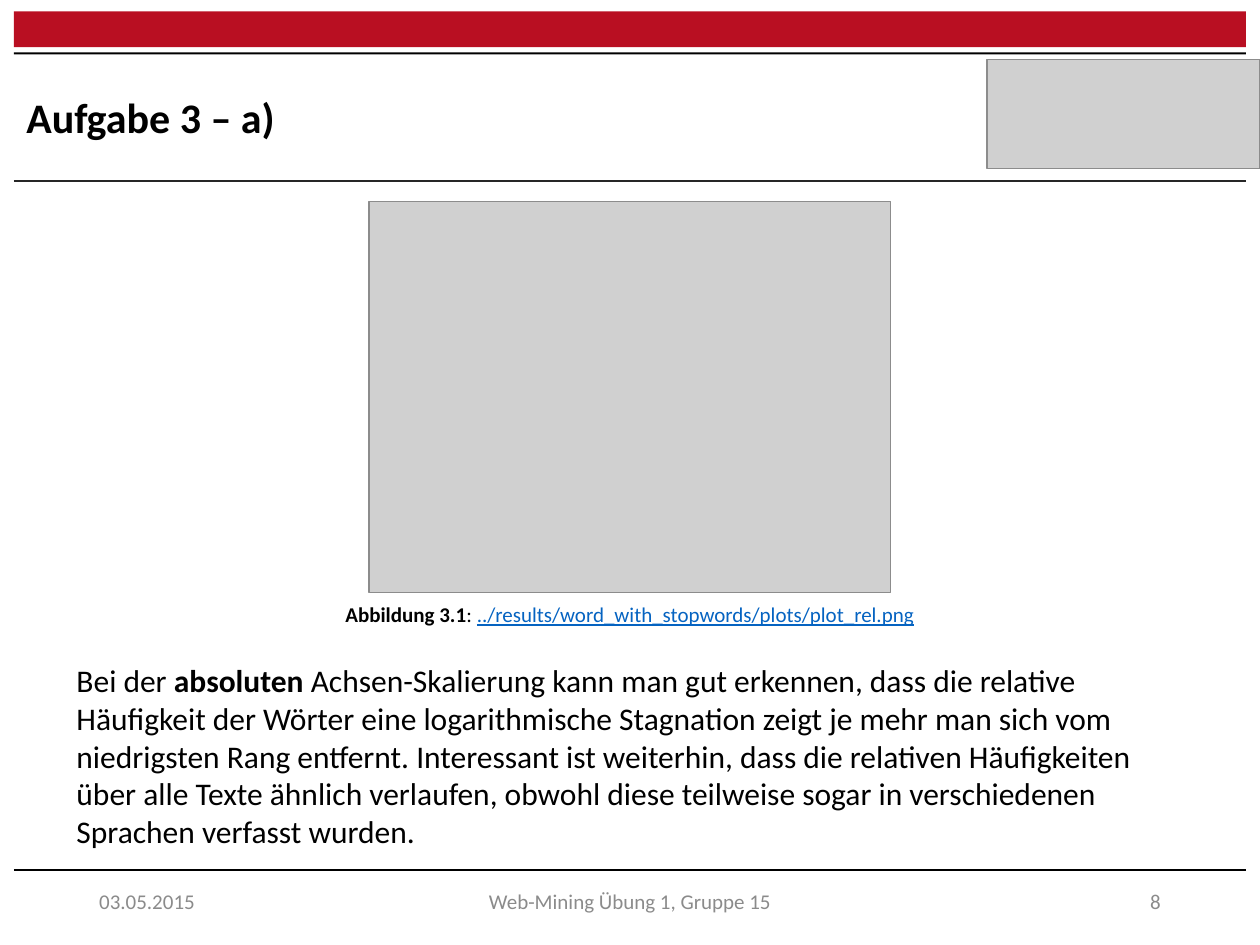
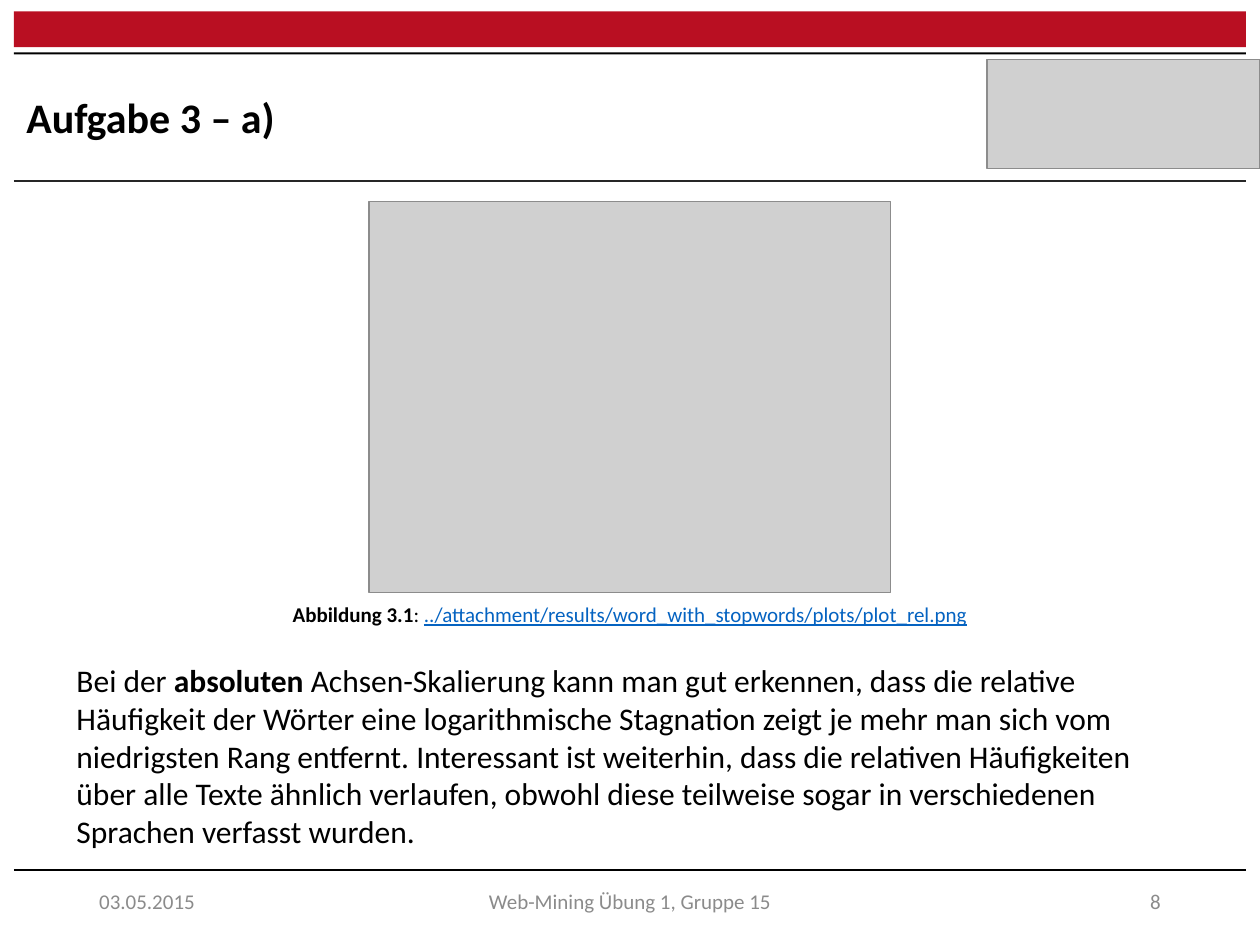
Before and after one commit to raQai/web-mining, a slide deck: slide 9 of ex1/ex1_results.pptx. Drawn at 1260x945 pixels with LibreOffice and Linux fonts; fonts in the diff are those of the drawing; grey boxes stand for pictures. Boxes give left, top, right and bottom in pixels: in the first picture for what was removed or moved away, otherwise in the second. Text is boxed around its words. In the diff, an @@ line names an element or a change of style, - is before the commit and + after.

```diff
--- a/ex1/ex1_results.pptx
+++ b/ex1/ex1_results.pptx
@@ text at bbox=[293, 607, 966, 626]: text changed @@
-Abbildung 3.1: ../results/word_with_stopwords/plots/plot_rel.png
+Abbildung 3.1: ../attachment/results/word_with_stopwords/plots/plot_rel.png
```
Also in this commit, not shown: 10 other slides changed, 1 other file.
